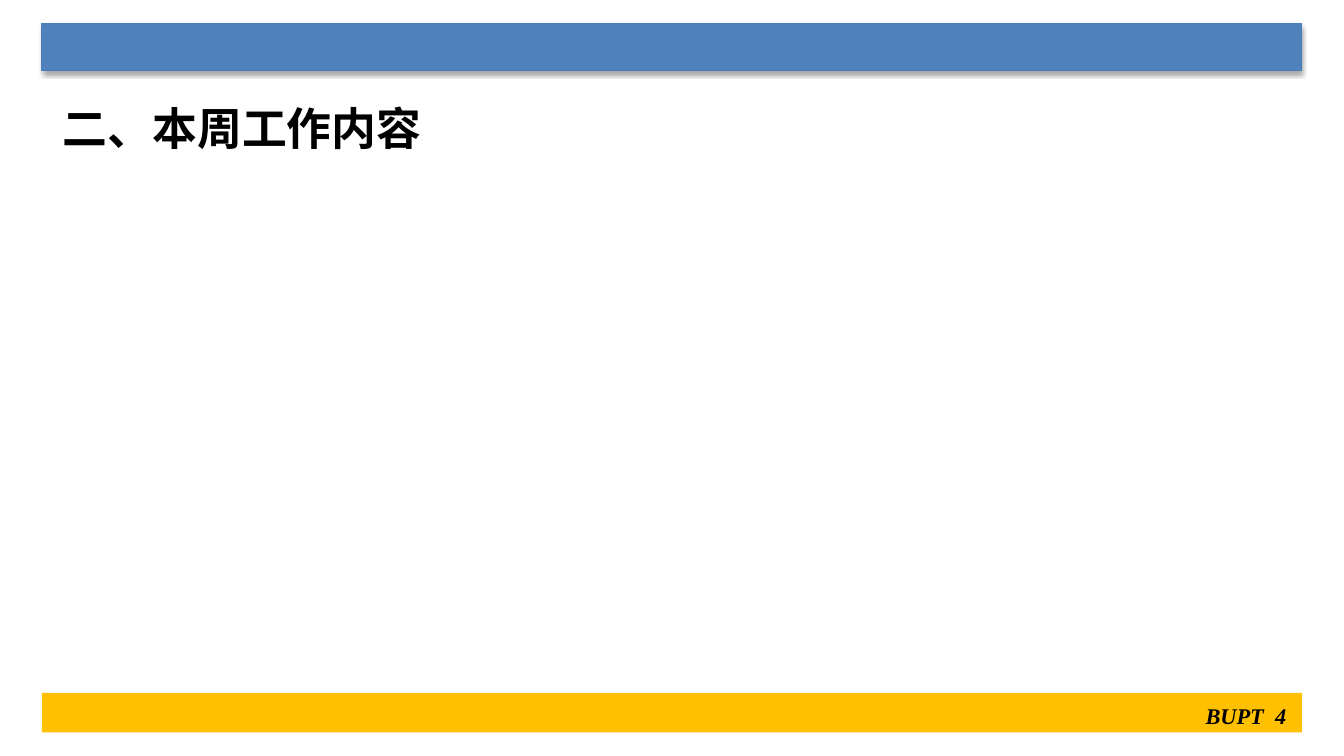
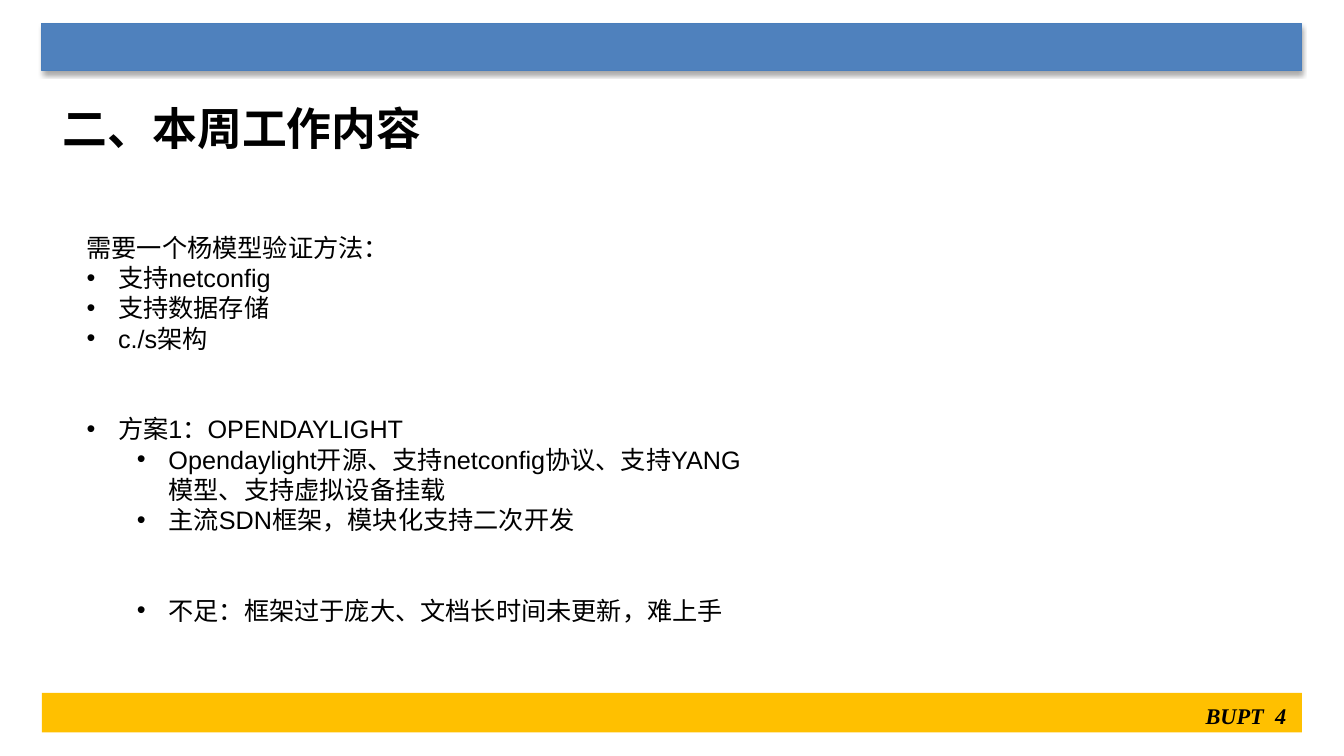
Before and after one commit to Yos6969/doc, a slide deck: slide 4 of SDN/联通-接入网统一管控系统--XXX.pptx. Drawn at 1344x756 pixels with LibreOffice and Linux fonts; fonts in the diff are those of the drawing. Boxes give left, top, right and bottom in pixels: in the first picture for what was removed or moved away, otherwise in the second. Text is boxed around its words. In the diff, an @@ line names an element or a change of style, - is before the commit and + after.

```diff
--- a/SDN/联通-接入网统一管控系统--XXX.pptx
+++ b/SDN/联通-接入网统一管控系统--XXX.pptx
@@ text added at bbox=[87, 235, 740, 623], 18 pt, text #000000 @@
+需要一个杨模型验证方法：
+• 支持netconfig
+• 支持数据存储
+• c./s架构
+• 方案1：OPENDAYLIGHT
+  • Opendaylight开源、支持netconfig协议、支持YANG模型、支持虚拟设备挂载
+  • 主流SDN框架，模块化支持二次开发
+  • 不足：框架过于庞大、文档长时间未更新，难上手
```
Also in this commit, not shown: 4 other slides changed, 3 slides added, 8 other files.
